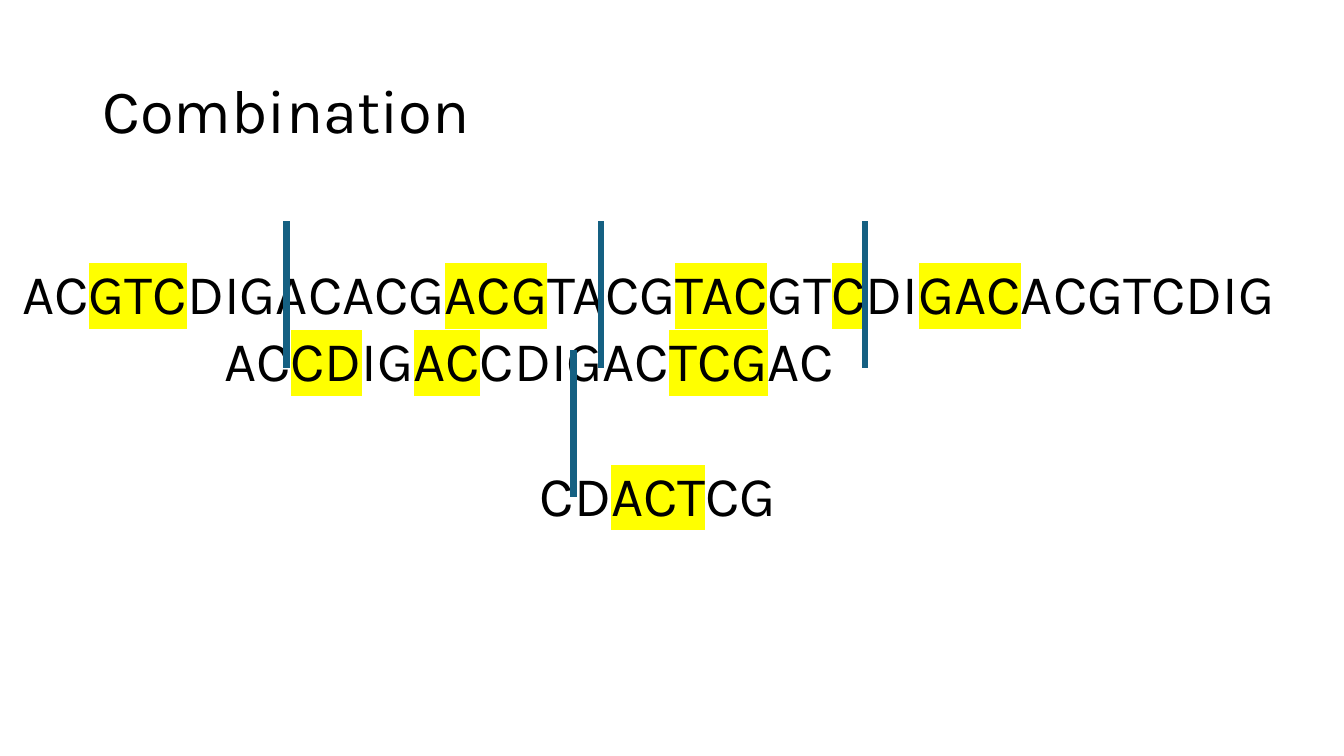
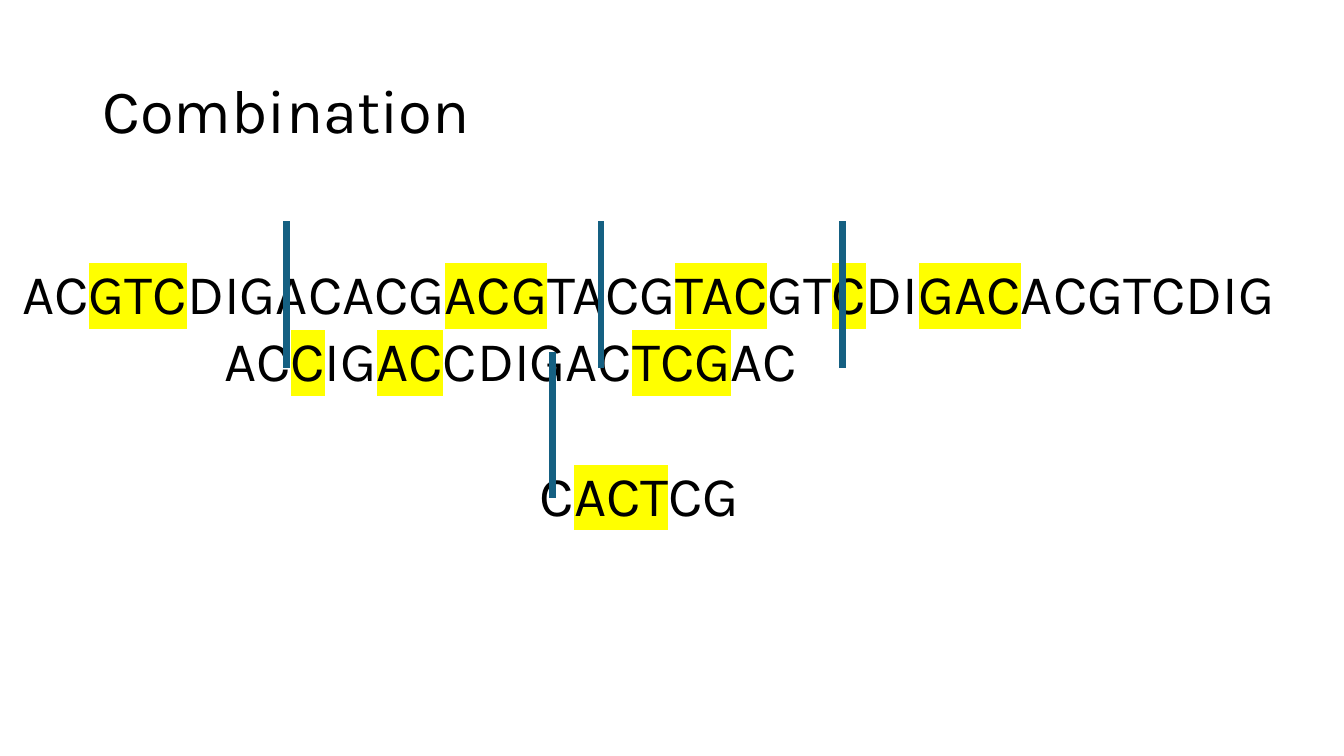
Before and after one commit to us-ja/GWAS_Internship_2025, a slide deck: slide 6 of Documentation/Presentation for Wit.pptx. Drawn at 1344x756 pixels with LibreOffice and Linux fonts; fonts in the diff are those of the drawing. Boxes give left, top, right and bottom in pixels: in the first picture for what was removed or moved away, otherwise in the second. Text is boxed around its words. In the diff, an @@ line names an element or a change of style, - is before the commit and + after.

```diff
--- a/Documentation/Presentation for Wit.pptx
+++ b/Documentation/Presentation for Wit.pptx
@@ line moved from (865, 221) - (865, 368) to (843, 221) - (843, 368) @@
@@ text at (x1=224, y1=331, x2=797, y2=530): text changed @@
-ACCDIGACCDIGACTCGAC
-CDACTCG
+ACCIGACCDIGACTCGAC
+CACTCG
@@ line moved from (574, 350) - (574, 497) to (553, 352) - (553, 498) @@
```
Also in this commit, not shown: 2 other slides changed.
